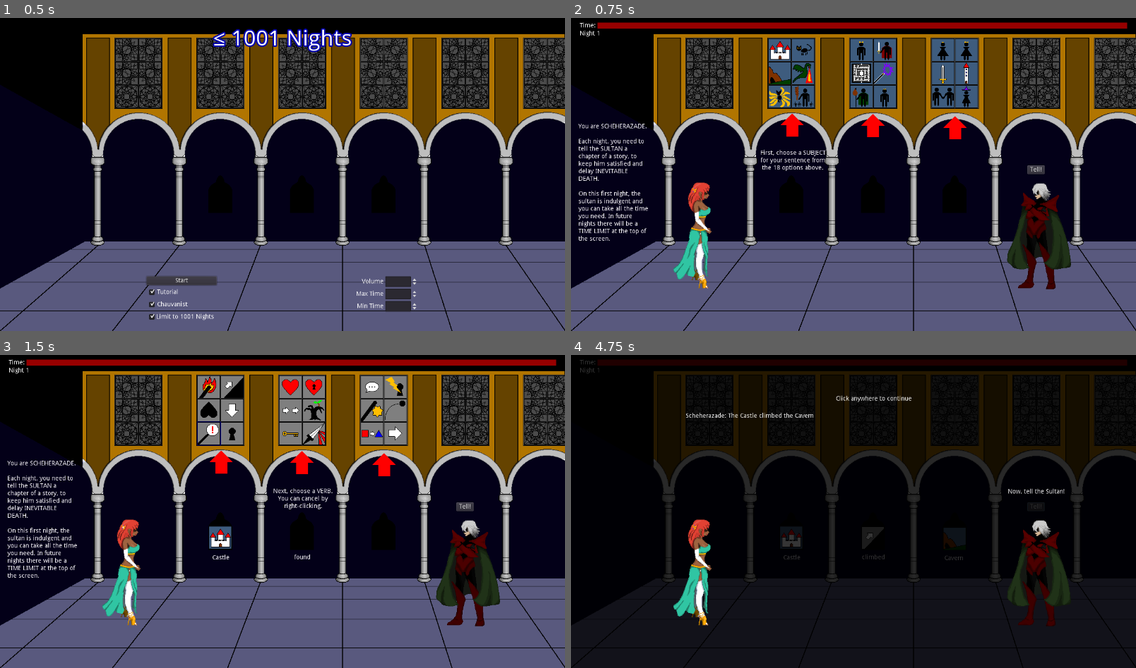
Above: before the commit, frames 1-4 (two rows, left to right).
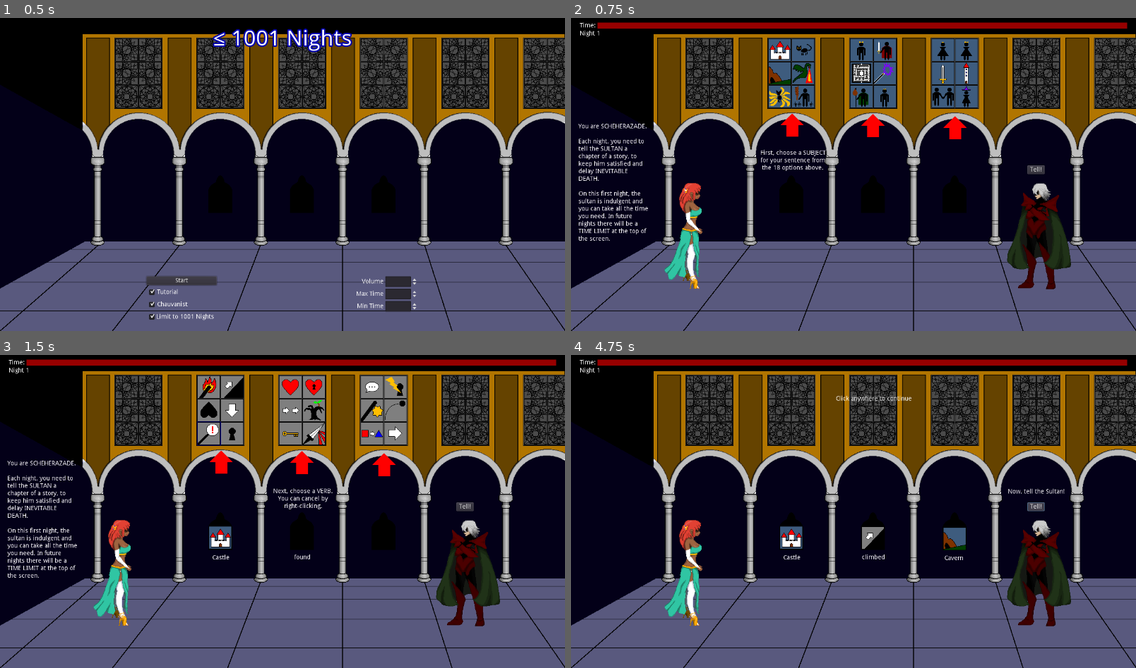
Above: after the commit, the same moments.

Repository: alpacanumerals/LD50
Game: Godot game, scene res://TitleScreen.tscn
Two runs of this game, one before a commit and one after it. Both use one fixed random seed, a clock stepped at 60 frames per second and the inputs below.
Inputs (mouse positions are in pixels of both pictures, inside the frame that each line leads up to):
- Up to frame 1 (0.5 s): no input
- Up to frame 2 (0.75 s): click "Start" at 0.5 s
- Up to frame 3 (1.5 s): tap Enter at 1.25 s; drag from (209, 386) to (220, 536) at 1.27 s
- Up to frame 4 (4.75 s): tap Space at 2 s; drag from (802, 386) to (791, 536) at 2.02 s; tap Enter at 2.75 s; move the mouse to (780, 411) at 2.77 s; press the mouse at (780, 411) at 2.78 s; release the mouse at (780, 411) at 3.5 s; click "Tell!" at 3.5 s; click "Tell!" at 4.25 s

Frame 1 is identical in both runs. In frame 2, 1.5% of the frame differs, in the area x 16-25%, y 52-87%; in frame 3, 1.5%; in frame 4, 53%, in the area x 0-100%, y 1-100%.

Commit message:
move shez

Diff:
--- a/StoryScene.tscn
+++ b/StoryScene.tscn
@@ -588,6 +588,7 @@
 shape = SubResource( 4 )
 
 [node name="NightArea" type="Area2D" parent="."]
+visible = false
 script = ExtResource( 1 )
 
 [node name="NightSprite" type="Sprite" parent="NightArea"]
@@ -625,13 +626,13 @@
 text = "SultanMood"
 
 [node name="Shez" type="Sprite" parent="."]
-position = Vector2( 269, 483 )
+position = Vector2( 249, 484 )
 texture = ExtResource( 13 )
 
 [node name="AnimatedSprite" type="AnimatedSprite" parent="Shez"]
 position = Vector2( -9, -103 )
 frames = SubResource( 16 )
-frame = 23
+frame = 5
 playing = true
 
 [node name="Sultan" type="Sprite" parent="."]
@@ -651,7 +652,7 @@
 [node name="AnimatedSprite" type="AnimatedSprite" parent="Sultan2"]
 position = Vector2( 74, -19 )
 frames = SubResource( 16 )
-frame = 20
+frame = 2
 playing = true
 
 [node name="Tutorial" type="Node2D" parent="."]
